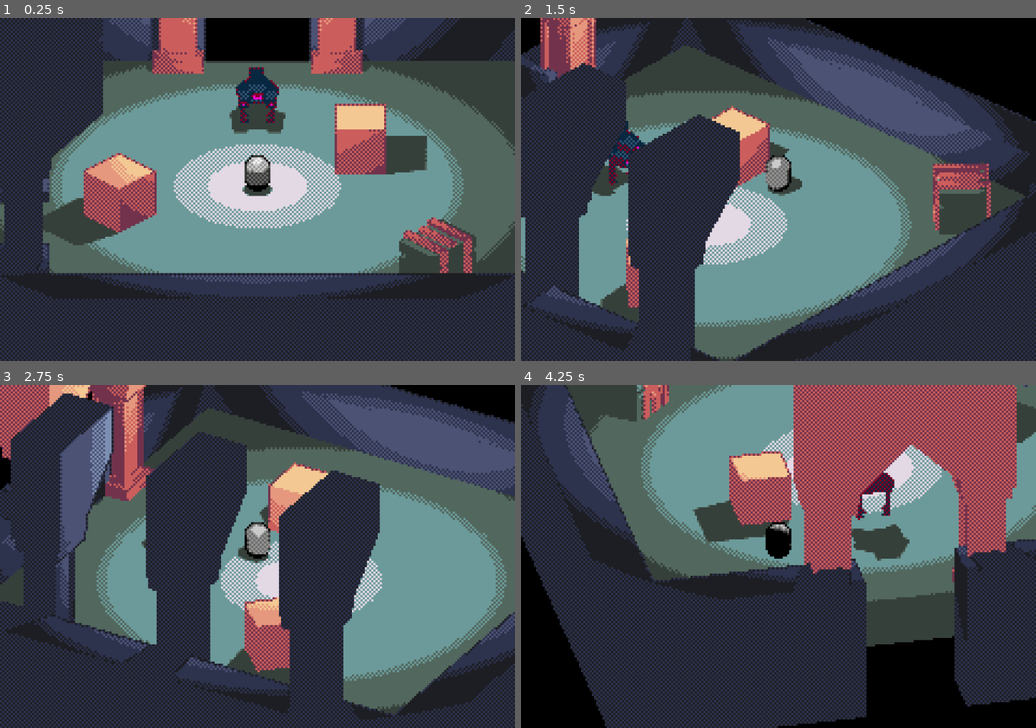
Above: before the commit, frames 1-4 (two rows, left to right).
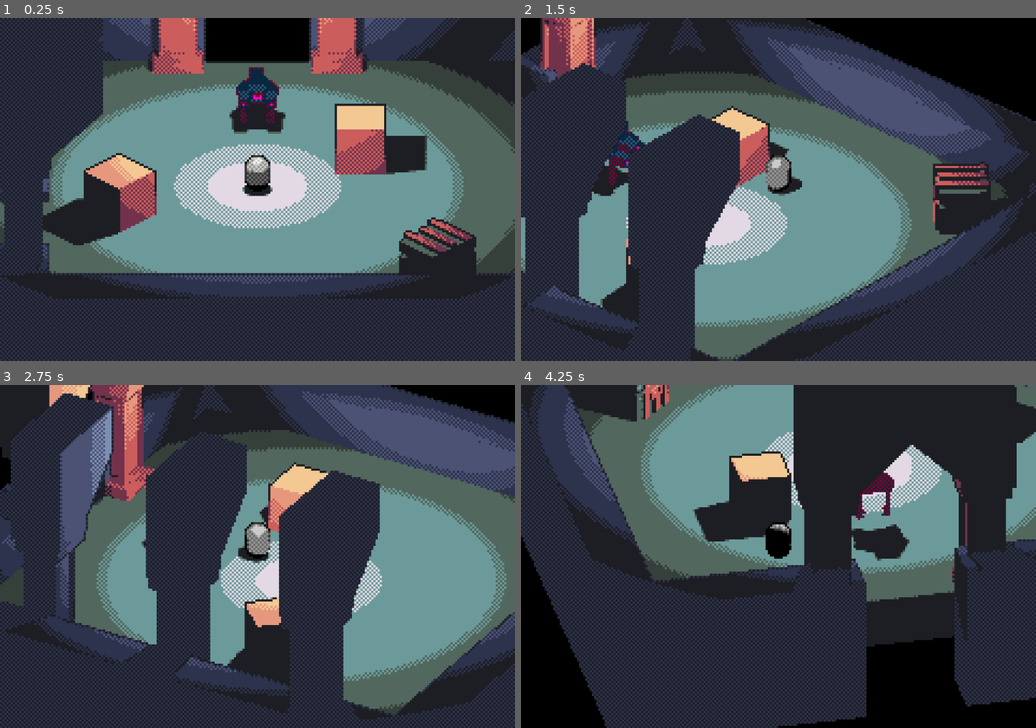
Above: after the commit, the same moments.

Repository: voxelith/pirate-game-jam-16
Game: Godot game, scene res://scenes/main.tscn
The game is run twice, just before and just after one commit, with the same random seed, the same clock (stepped at 60 frames per second) and the same inputs.
Inputs (mouse positions are in pixels of both pictures, inside the frame that each line leads up to):
- Up to frame 1 (0.25 s): no input
- Up to frame 2 (1.5 s): tap Enter at 0.5 s; move the mouse to (804, 189) at 0.52 s; hold W (move_up) from 0.53 s (still down); tap Space (jump) at 0.77 s; move the mouse to (752, 189) at 1.27 s
- Up to frame 3 (2.75 s): keep holding W (move_up); tap Space (jump) at 1.52 s; move the mouse to (267, 549) at 2.02 s
- Up to frame 4 (4.25 s): keep holding W (move_up); move the mouse to (773, 563) at 2.77 s; tap Space (jump) at 3.02, 3.77 s; move the mouse to (814, 559) at 3.52 s

The runs differ from the first frame. In frame 1, 14% of the frame differs, in the area x 0-100%, y 0-75%; in frame 2, 8.5%; in frame 3, 8.4%; in frame 4, 26%, in the area x 8-100%, y 0-77%.

Commit message:
Updated materials  and color palettes

Diff:
--- /dev/null
+++ b/materials/basic_brown.tres
@@ -0,0 +1,16 @@
+[gd_resource type="StandardMaterial3D" load_steps=4 format=3 uid="uid://b3t0mas2inweg"]
+
+[ext_resource type="Shader" path="res://shaders/pixelart_stylizer_object.gdshader" id="1_ompw3"]
+[ext_resource type="Texture2D" uid="uid://c74e35p0aw6a4" path="res://palettes/brown-6.png" id="2_6hxwp"]
+
+[sub_resource type="ShaderMaterial" id="ShaderMaterial_emgg2"]
+render_priority = 0
+shader = ExtResource("1_ompw3")
+shader_parameter/dither_strength = 0.99
+shader_parameter/edge_strength = 1.0
+shader_parameter/PALETTE_TEXTURE = ExtResource("2_6hxwp")
+
+[resource]
+next_pass = SubResource("ShaderMaterial_emgg2")
+vertex_color_use_as_albedo = true
+albedo_color = Color(0.50103, 0.50103, 0.50103, 1)
--- a/materials/basic_gold.tres
+++ b/materials/basic_gold.tres
@@ -1,14 +1,14 @@
 [gd_resource type="StandardMaterial3D" load_steps=4 format=3 uid="uid://cstpcrycja5wa"]
 
 [ext_resource type="Shader" path="res://shaders/pixelart_stylizer_object.gdshader" id="1_ivwch"]
-[ext_resource type="Texture2D" uid="uid://bnvccj1xd8xrh" path="res://palettes/gold-4.png" id="2_fy0v6"]
+[ext_resource type="Texture2D" uid="uid://7sjrlkexjcv8" path="res://palettes/gold-6.png" id="2_uhqsf"]
 
 [sub_resource type="ShaderMaterial" id="ShaderMaterial_r61nf"]
 render_priority = 0
 shader = ExtResource("1_ivwch")
 shader_parameter/dither_strength = 0.99
 shader_parameter/edge_strength = 1.0
-shader_parameter/PALETTE_TEXTURE = ExtResource("2_fy0v6")
+shader_parameter/PALETTE_TEXTURE = ExtResource("2_uhqsf")
 
 [resource]
 next_pass = SubResource("ShaderMaterial_r61nf")
--- a/materials/basic_green.tres
+++ b/materials/basic_green.tres
@@ -1,14 +1,14 @@
 [gd_resource type="StandardMaterial3D" load_steps=4 format=3 uid="uid://bf1ajwinvt4td"]
 
 [ext_resource type="Shader" path="res://shaders/pixelart_stylizer_object.gdshader" id="1_n0h3s"]
-[ext_resource type="Texture2D" uid="uid://dl8orrakagguu" path="res://palettes/green-4.png" id="2_y8l6t"]
+[ext_resource type="Texture2D" uid="uid://ms2wfj5w7qei" path="res://palettes/green-5.png" id="2_66dxv"]
 
 [sub_resource type="ShaderMaterial" id="ShaderMaterial_qkeaq"]
 render_priority = 0
 shader = ExtResource("1_n0h3s")
 shader_parameter/dither_strength = 0.5
 shader_parameter/edge_strength = 1.0
-shader_parameter/PALETTE_TEXTURE = ExtResource("2_y8l6t")
+shader_parameter/PALETTE_TEXTURE = ExtResource("2_66dxv")
 
 [resource]
 next_pass = SubResource("ShaderMaterial_qkeaq")
--- a/materials/basic_stone.tres
+++ b/materials/basic_stone.tres
@@ -1,14 +1,14 @@
 [gd_resource type="StandardMaterial3D" load_steps=4 format=3 uid="uid://c7juiw36lvl8i"]
 
 [ext_resource type="Shader" path="res://shaders/pixelart_stylizer_object.gdshader" id="1_8aw8l"]
-[ext_resource type="Texture2D" uid="uid://ci4ors2lt6wdd" path="res://palettes/stone-4.png" id="2_mx78e"]
+[ext_resource type="Texture2D" uid="uid://clu86ynwb6m8p" path="res://palettes/stone-5.png" id="2_k1juy"]
 
 [sub_resource type="ShaderMaterial" id="ShaderMaterial_emgg2"]
 render_priority = 0
 shader = ExtResource("1_8aw8l")
 shader_parameter/dither_strength = 0.99
 shader_parameter/edge_strength = 1.0
-shader_parameter/PALETTE_TEXTURE = ExtResource("2_mx78e")
+shader_parameter/PALETTE_TEXTURE = ExtResource("2_k1juy")
 
 [resource]
 next_pass = SubResource("ShaderMaterial_emgg2")
Binary file removed: palettes/brown-4.png
Binary file added: palettes/brown-6.png
Not shown, changed: palettes/brown-6.png.import
Binary file removed: palettes/gold-4.png
Binary file added: palettes/gold-6.png
Not shown, changed: palettes/gold-6.png.import
Binary file removed: palettes/green-4.png
Binary file added: palettes/green-5.png
Not shown, changed: palettes/green-5.png.import
Binary file removed: palettes/stone-4.png
Binary file added: palettes/stone-5.png
Not shown, changed: palettes/stone-5.png.import
